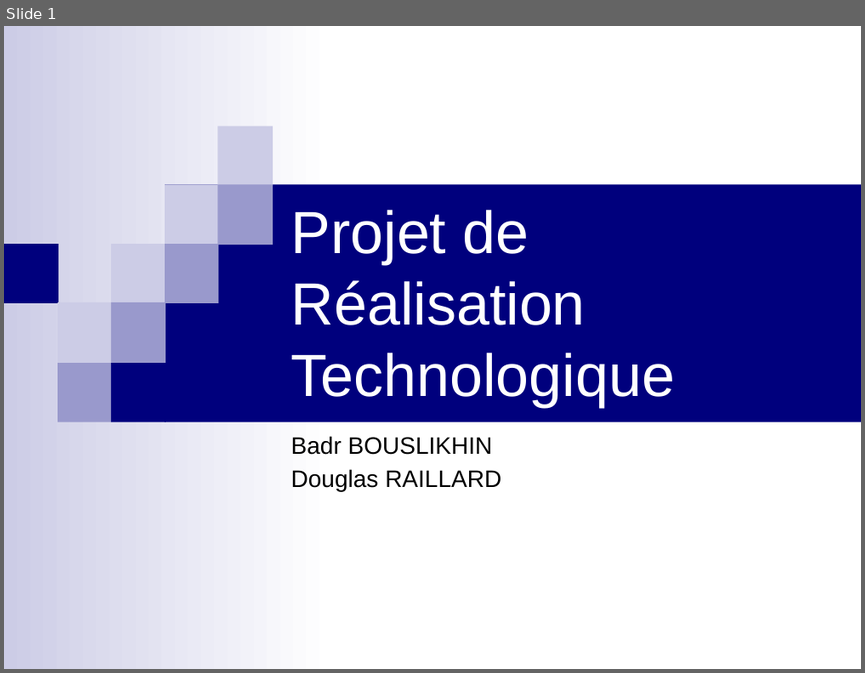
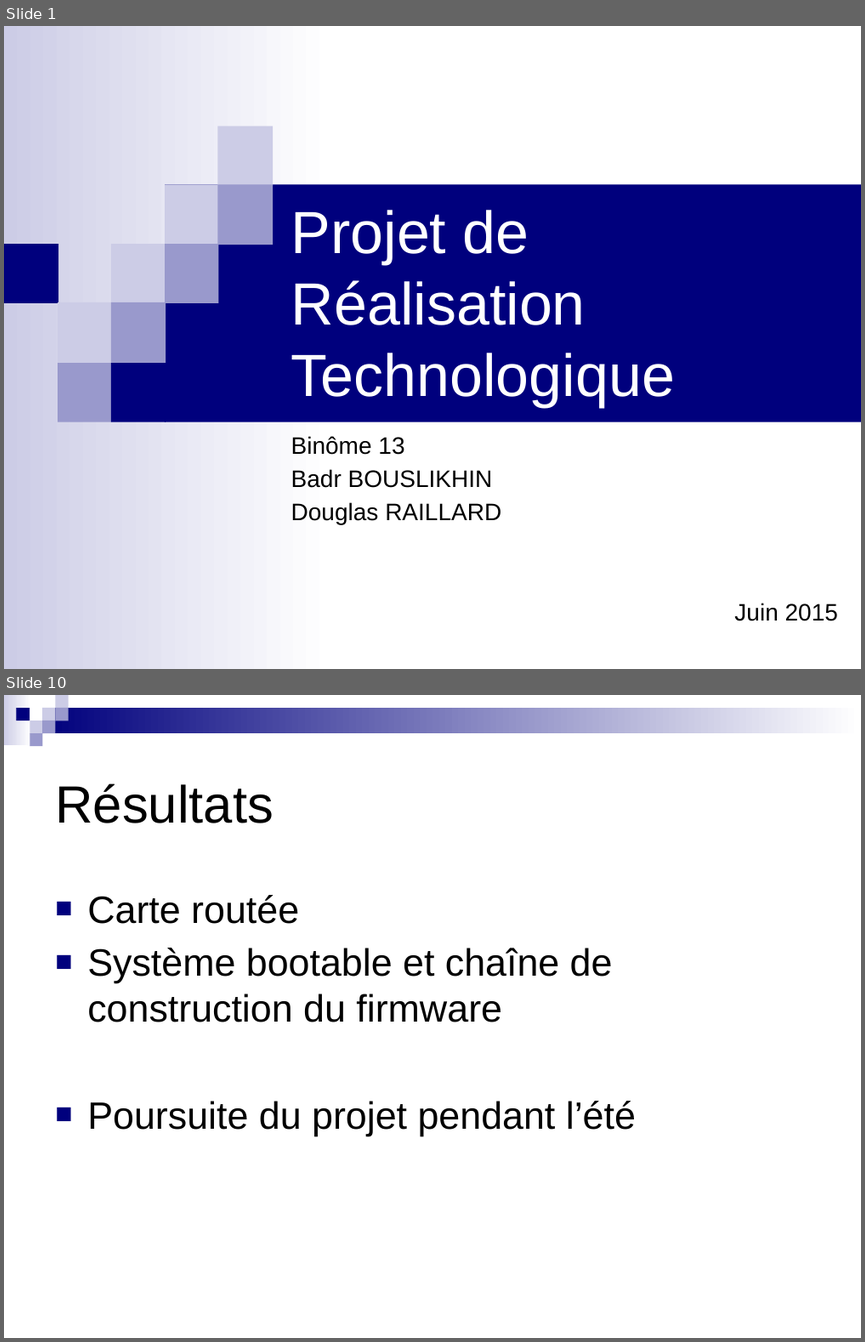
Before and after one commit to badrbouslikhin/Beluga, a slide deck: Rendu/PresentationFinale/Binome13PresentationFinalePRT.pptx. Shown one above the other, each under a label of ours: slide 1 before the commit, slides 1 and 10 after it; the slides between them are not shown. The pictures are 865x673 and 865x1342 pixels, drawn with LibreOffice and Linux fonts; fonts in the diff are those of the drawing. Boxes give left, top, right and bottom in pixels: in the first picture for what was removed or moved away, otherwise in the second. Text is boxed around its words. In the diff, an @@ line names an element or a change of style, - is before the commit and + after.

```diff
--- a/Rendu/PresentationFinale/Binome13PresentationFinalePRT.pptx
+++ b/Rendu/PresentationFinale/Binome13PresentationFinalePRT.pptx
@@ slide 10 added at (4, 695, 861, 1338), background #FFFFFF @@
@@ group added at (4, 695, 861, 746): 9 rectangles @@
@@ title added at (55, 783, 273, 823), 44 pt, text #000000 @@
+Résultats
@@ text added at (87, 895, 636, 1136), 32 pt, text #000000 @@
+■ Carte routée
+■ Système bootable et chaîne de construction du firmware
+■ Poursuite du projet pendant l’été
@@ slide 1 changed as well @@
@@ subtitle at (291, 436, 404, 454): paragraph added @@
+Binôme 13
@@ subtitle at (734, 602, 838, 621): paragraph added @@
+Juin 2015
```
Also in this commit, not shown: 10 other slides added, 1 slide removed.
